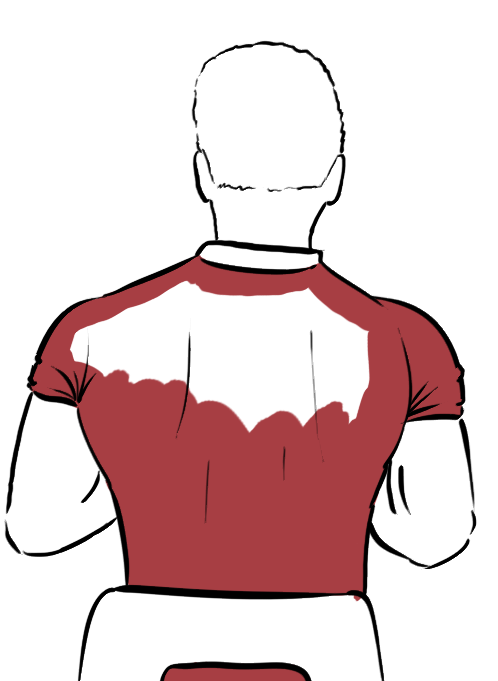
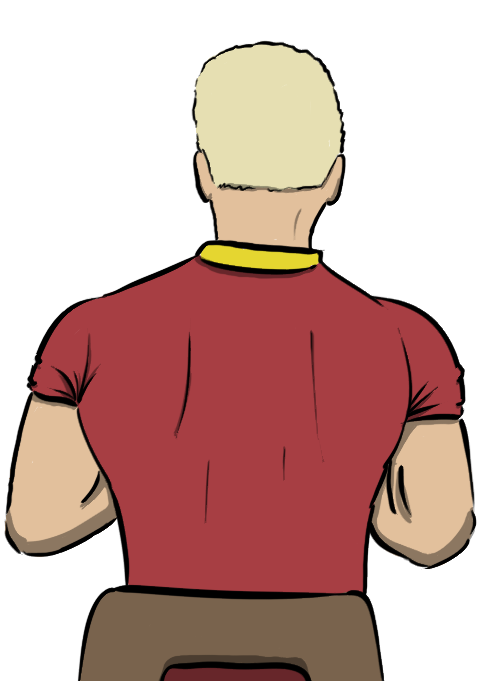
Before/after of a 498 × 681 layered artwork. What changed in the layer stack:
added layer "Shadow" (1st of 2) (38%) above "Head" over [4, 155, 476, 681]
painted on "Fill" (1st of 2) over [5, 41, 476, 681]
